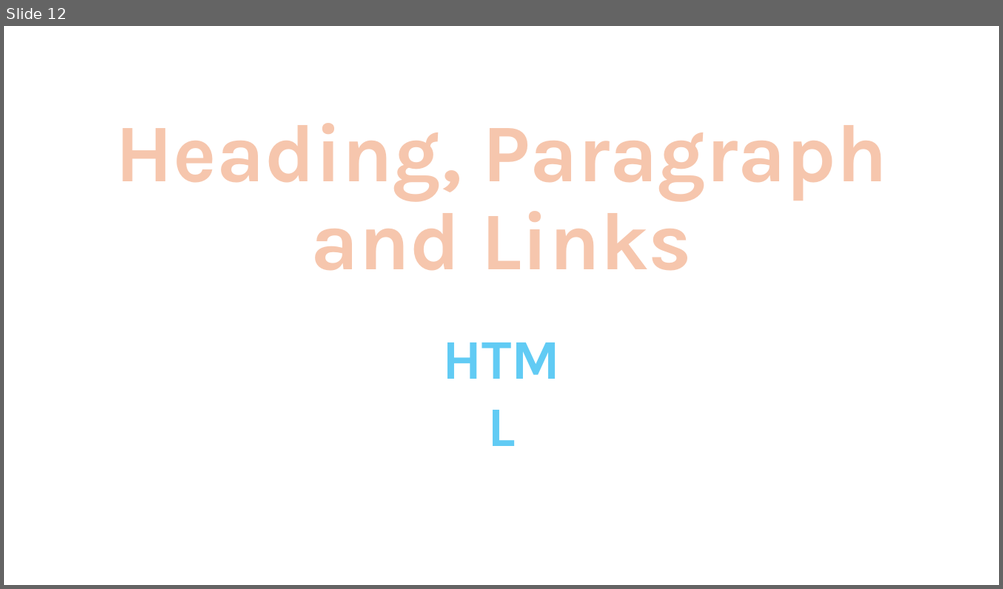
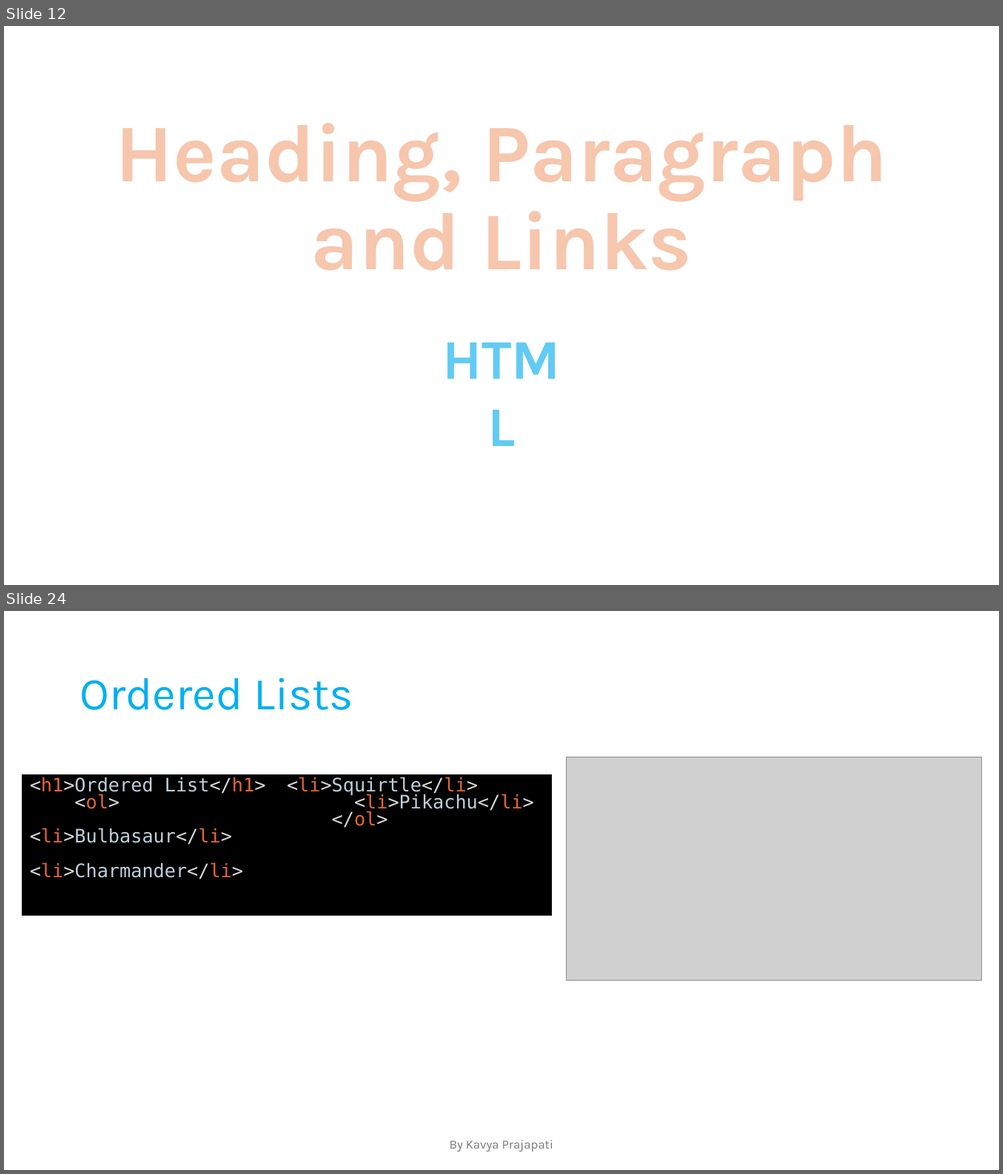
Before and after one commit to prajapati-satyam/Web-Development, a slide deck: Notes.pptx. Shown one above the other, each under a label of ours: slide 12 before the commit, slides 12 and 24 after it; the slides between them are not shown. The pictures are 1003x589 and 1003x1174 pixels, drawn with LibreOffice and Linux fonts; fonts in the diff are those of the drawing; grey boxes stand for pictures. Boxes give left, top, right and bottom in pixels: in the first picture for what was removed or moved away, otherwise in the second. Text is boxed around its words. In the diff, an @@ line names an element or a change of style, - is before the commit and + after.

```diff
--- a/Notes.pptx
+++ b/Notes.pptx
@@ slide 24 added at box(4, 611, 999, 1170), background #FFFFFF @@
@@ title added at box(79, 678, 353, 710), 44 pt, text #00B0F0 @@
+Ordered Lists
@@ picture added at box(566, 758, 982, 981) @@
@@ rectangle added at box(22, 775, 552, 915), fill #000000, outline #000000 1.5 pt, 18 pt, text #BECFDA @@
+<h1>Ordered List</h1>
+<ol>
+<li>Bulbasaur</li>
+<li>Charmander</li>
+<li>Squirtle</li>
+<li>Pikachu</li>
+</ol>
@@ text added at box(449, 1140, 553, 1152), 12 pt, text #797979 @@
+By Kavya Prajapati
```
Also in this commit, not shown: 14 other slides added.
